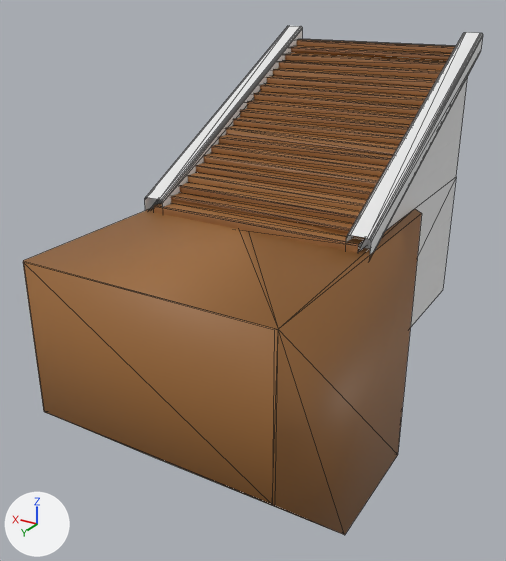
The FBX model Assets/Stylized_Egypt/Meshes/building/SM_stairs_02.fbx as it was, and as the next commit left it.
Rendered twice from a camera (50 mm lens) standing at (-4.39, 9.19, 4.93) and looking at (0.32, 1.34, 1.01). The lights are fixed; the arrows at lower left show +X, +Y and +Z. Mesh edges are drawn as thin lines. Where no turn or scale is listed for an object, it has been applied to the vertices.

Before the edit, the objects in view are built like this:
```python
me_sm_stairs_02 = bpy.data.meshes.new('SM_stairs_02')
me_sm_stairs_02.from_pydata(...)  # 204 vertices, 198 faces; spans x -1.65..1.65, y -2.0..2.0, z 0.0..4.2
# faces by material slot: [6, 64, 128]
me_sm_stairs_02.materials.append(mat_mi_concrete_paint_01_inst)  # its picture is missing
me_sm_stairs_02.materials.append(mat_mi_concrete_slab_inst)  # its picture is missing
me_sm_stairs_02.materials.append(mat_mi_wood_01_inst)
me_sm_stairs_02_convexhulls = bpy.data.meshes.new('SM_stairs_02_ConvexHulls')
me_sm_stairs_02_convexhulls.from_pydata(...)  # 19 vertices, 32 faces; spans x -165.0..165.0, y 0.0..420.0, z -200.0..200.0
me_sm_stairs_02_convexhulls.polygons.foreach_set('use_smooth', [True] * 32)
me_sm_stairs_02_convexhulls.materials.append(mat_mi_wood_01_inst)
ob_sm_stairs_02 = bpy.data.objects.new('SM_stairs_02', me_sm_stairs_02)
ob_sm_stairs_02.location = (0.0, 0.0, 0.0)
ob_sm_stairs_02_convexhulls = bpy.data.objects.new('SM_stairs_02_ConvexHulls', me_sm_stairs_02_convexhulls)
ob_sm_stairs_02_convexhulls.location = (0.0, 0.0, 0.0)
ob_sm_stairs_02_convexhulls.scale = (0.01, 0.01, 0.01)
```
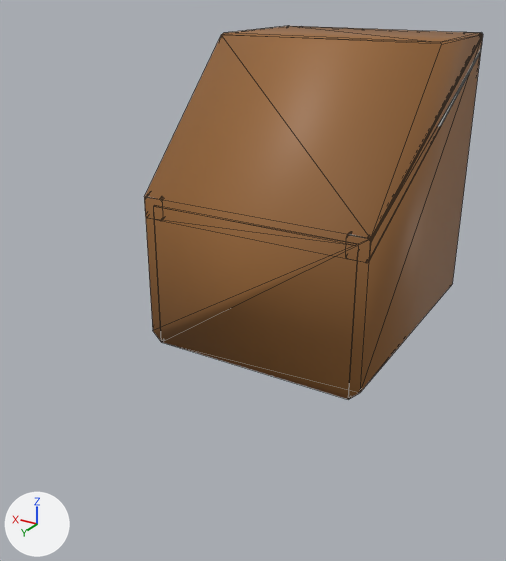
Location of each change, [x1, y1, x2, y2] in pixels of the pictures (506 x 561 px):
'SM_stairs_02_ConvexHulls', moved, rescaled (15% narrower, 14% taller): before [23, 208, 422, 535]; after [144, 26, 483, 399]
'SM_stairs_02_LOD1', added: after [146, 32, 481, 238]
'SM_stairs_02', unchanged, covered by the edit: before [145, 26, 483, 326]

Diff of the bpy script that builds the scene:
```diff
--- a/Assets/Stylized_Egypt/Meshes/building/SM_stairs_02.fbx.py
+++ b/Assets/Stylized_Egypt/Meshes/building/SM_stairs_02.fbx.py
@@ me_sm_stairs_02_001 @@
+me_sm_stairs_02_001.from_pydata(...)  # 145 vertices, 139 faces; spans x -1.65..1.65, y -2.0..2.0, z 0.0..4.2
+# faces by material slot: [4, 32, 103]
+me_sm_stairs_02_001.materials.append(mat_mi_concrete_paint_01_inst)  # its picture is missing
+me_sm_stairs_02_001.materials.append(mat_mi_concrete_slab_inst)  # its picture is missing
+me_sm_stairs_02_001.materials.append(mat_mi_wood_01_inst)
@@ ob_sm_stairs_02_convexhulls @@
 ob_sm_stairs_02_convexhulls = bpy.data.objects.new('SM_stairs_02_ConvexHulls', me_sm_stairs_02_convexhulls)
+ob_sm_stairs_02_convexhulls.parent = ob_sm_stairs_10
 ob_sm_stairs_02_convexhulls.location = (0.0, 0.0, 0.0)
-ob_sm_stairs_02_convexhulls.scale = (0.01, 0.01, 0.01)
@@ ob_sm_stairs_10 @@
+ob_sm_stairs_10 = bpy.data.objects.new('SM_stairs_10', None)
+ob_sm_stairs_10.location = (0.0, 0.0, 0.0)
+ob_sm_stairs_10.rotation_euler = (1.571, 0.0, 0.0)  # degrees (90, 0, 0)
+ob_sm_stairs_10.scale = (0.01, 0.01, 0.01)
@@ ob_sm_stairs_02_lod1 @@
+ob_sm_stairs_02_lod1 = bpy.data.objects.new('SM_stairs_02_LOD1', me_sm_stairs_02_001)
+ob_sm_stairs_02_lod1.location = (0.0, 0.0, 0.0)
```
